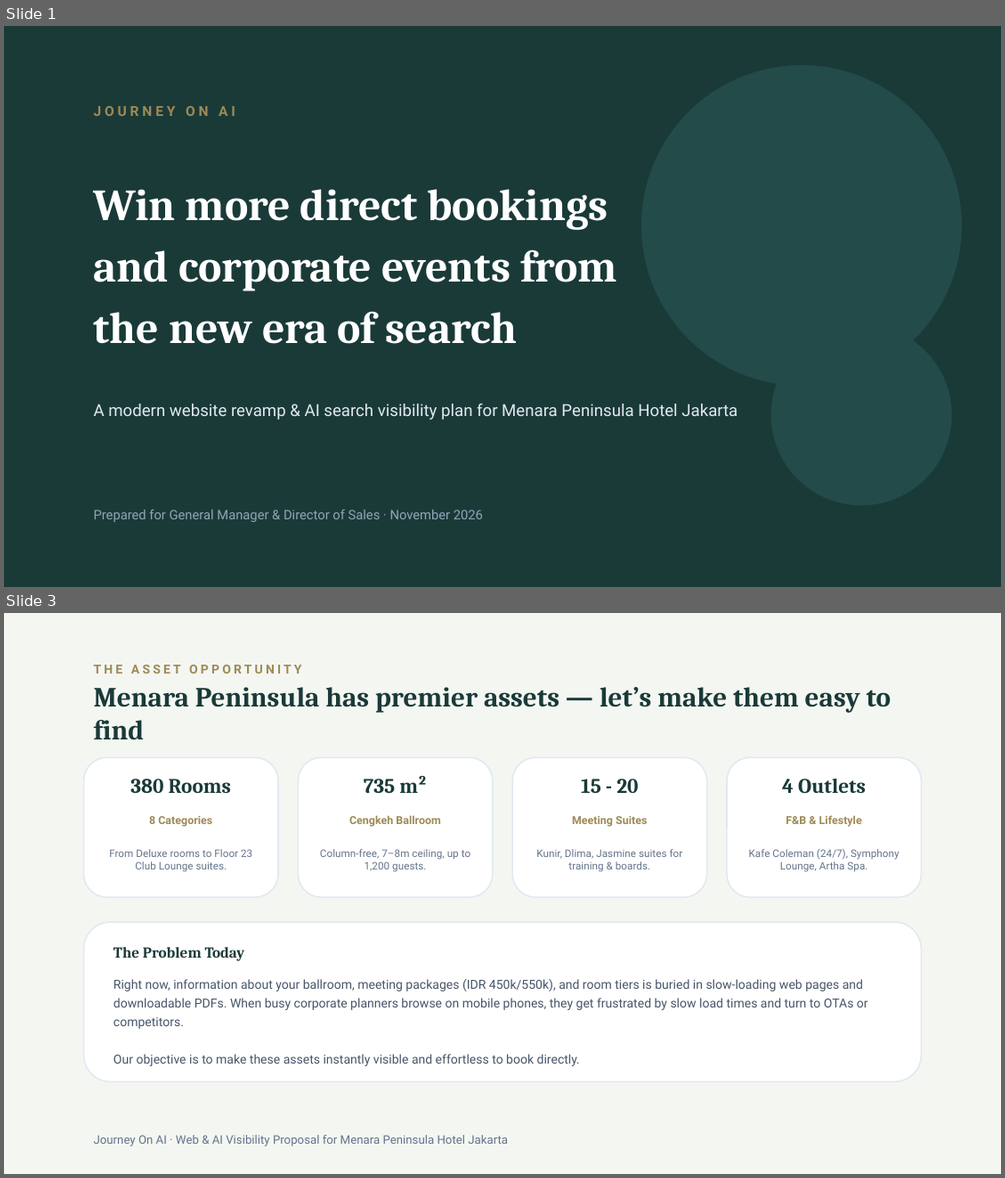
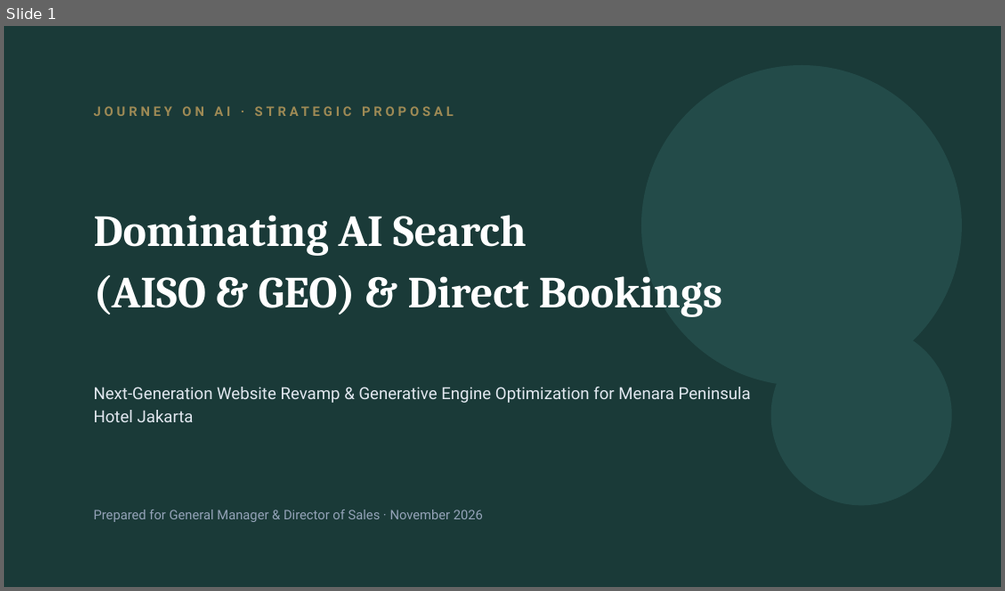
Before and after one commit to arbuuuud/menarapeninsula, a slide deck: PITCH_DECK_MENARA_PENINSULA_AISO_V3.pptx. Shown one above the other, each under a label of ours: slides 1 and 3 before the commit, slide 1 after it; the slides between them are not shown. The pictures are 1005x1178 and 1005x591 pixels, drawn with LibreOffice and Linux fonts; fonts in the diff are those of the drawing. Boxes give left, top, right and bottom in pixels: in the first picture for what was removed or moved away, otherwise in the second. Text is boxed around its words. In the diff, an @@ line names an element or a change of style, - is before the commit and + after.

Commit message:
feat(deck-v3): balance pitch deck with explicit GEO & AISO frameworks, real AI prompt simulation, and diagnostic audit report findings

```diff
--- a/PITCH_DECK_MENARA_PENINSULA_AISO_V3.pptx
+++ b/PITCH_DECK_MENARA_PENINSULA_AISO_V3.pptx
@@ slide 3 removed at (4, 613, 1001, 1174), background #F4F6F2 @@
@@ text removed at (94, 665, 301, 674) @@
-THE ASSET OPPORTUNITY
@@ text removed at (94, 687, 890, 740) @@
-Menara Peninsula has premier assets — let’s make them easy to find
@@ rounded rectangle removed at (84, 757, 278, 897) @@
@@ rounded rectangle removed at (298, 757, 493, 897) @@
@@ rounded rectangle removed at (512, 757, 707, 897) @@
@@ rounded rectangle removed at (727, 757, 921, 897) @@
@@ text removed at (130, 779, 231, 793) @@
-380 Rooms
@@ text removed at (364, 776, 427, 793) @@
-735 m²
@@ text removed at (581, 779, 638, 793) @@
-15 - 20
@@ text removed at (782, 779, 866, 794) @@
-4 Outlets
@@ text removed at (149, 816, 212, 827) @@
-8 Categories
@@ text removed at (349, 815, 440, 827) @@
-Cengkeh Ballroom
@@ text removed at (572, 816, 647, 827) @@
-Meeting Suites
@@ text removed at (785, 815, 862, 827) @@
-F&B & Lifestyle
@@ text removed at (109, 849, 252, 872) @@
-From Deluxe rooms to Floor 23 Club Lounge suites.
@@ text removed at (320, 849, 470, 872) @@
-Column-free, 7–8m ceiling, up to 1,200 guests.
@@ text removed at (536, 849, 683, 872) @@
-Kunir, Dlima, Jasmine suites for training & boards.
@@ text removed at (749, 849, 899, 872) @@
-Kafe Coleman (24/7), Symphony Lounge, Artha Spa.
@@ rounded rectangle removed at (84, 922, 921, 1081) @@
@@ text removed at (113, 947, 245, 961) @@
-The Problem Today
@@ text removed at (113, 979, 868, 1066) @@
-Right now, information about your ballroom, meeting packages (IDR 450k/550k), and room tiers is buried in slow-loading web pages and downloadable PDFs. When busy corporate planners browse on mobile phones, they get frustrated by slow load times and turn to OTAs or competitors.
-Our objective is to make these assets instantly visible and effortless to book directly.
@@ text removed at (94, 1135, 508, 1146) @@
-Journey On AI · Web & AI Visibility Proposal for Menara Peninsula Hotel Jakarta
@@ slide 1 changed as well @@
@@ text at (94, 106, 453, 116): text changed; size 10 to 9.5 pt @@
-JOURNEY ON AI
+JOURNEY ON AI · STRATEGIC PROPOSAL
@@ text at (94, 215, 722, 317): text changed @@
-Win more direct bookings
-and corporate events from
-the new era of search
+Dominating AI Search
+(AISO & GEO) & Direct Bookings
@@ text at (94, 386, 751, 422): text changed @@
-A modern website revamp & AI search visibility plan for Menara Peninsula Hotel Jakarta
+Next-Generation Website Revamp & Generative Engine Optimization for Menara Peninsula Hotel Jakarta
```
Also in this commit, not shown: 6 other slides changed, 4 slides added, 3 other slides removed, 4 other files.
